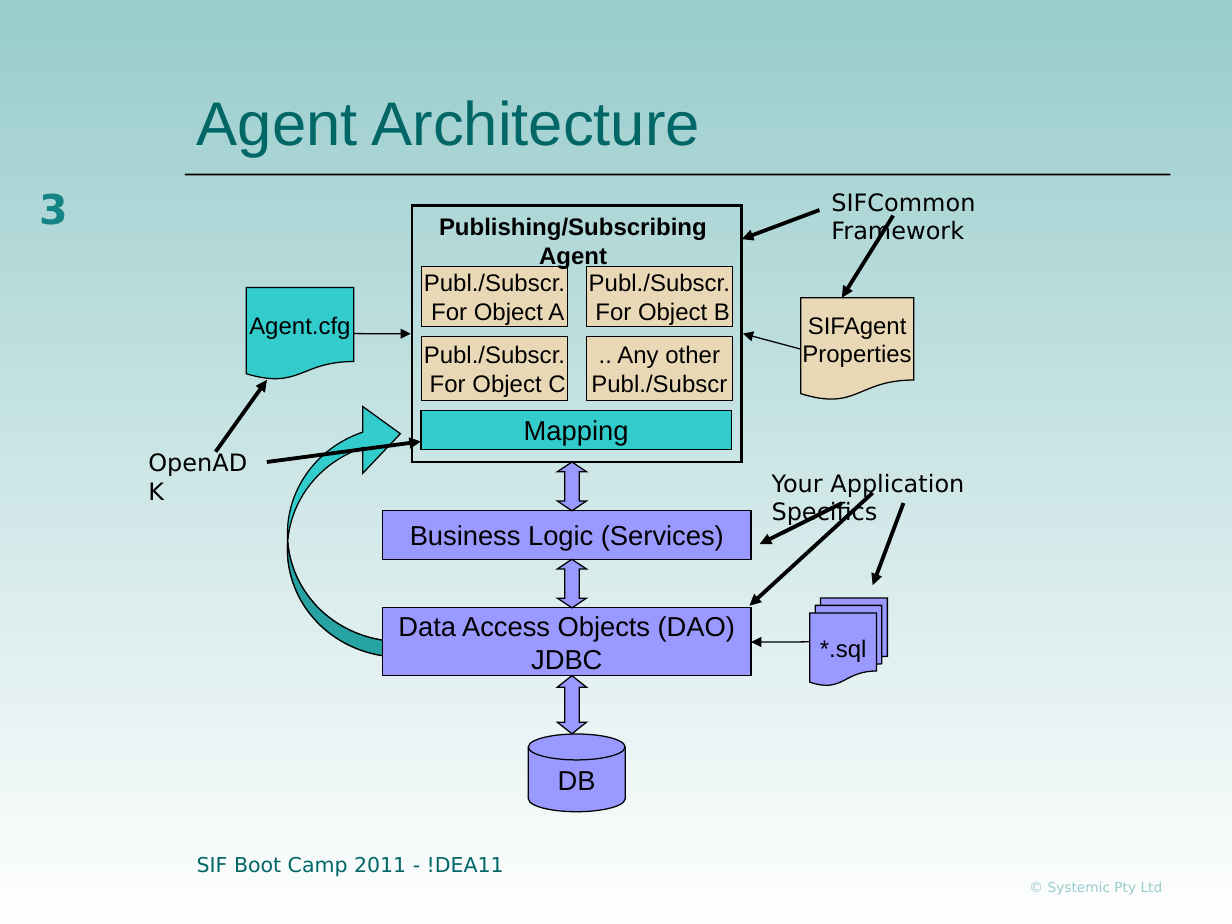
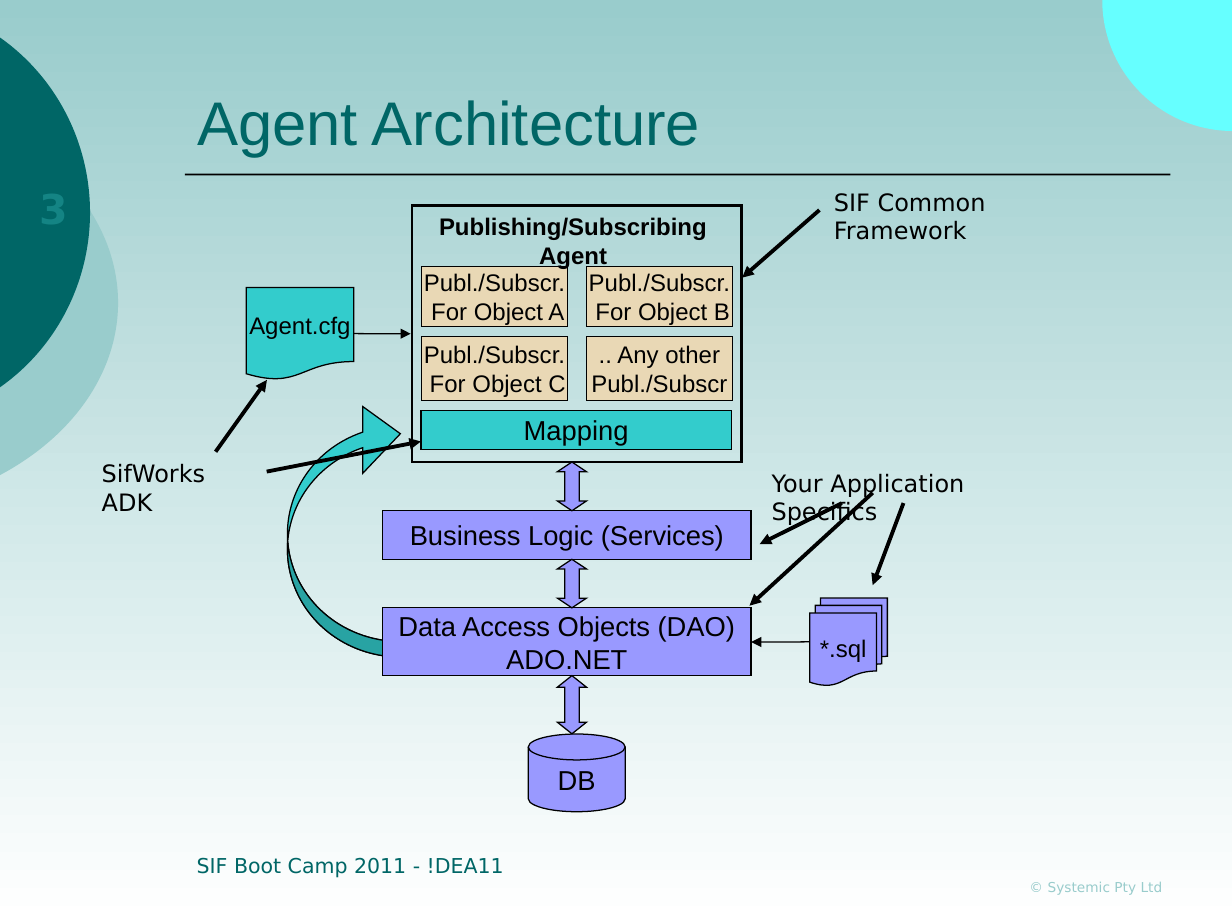
Before and after one commit to nsip/SifBootCamp-dotNet, a slide deck: slide 3 of Documentation/Presentations/05-Agent Development-CSharp.ppt. Drawn at 1232x924 pixels with LibreOffice and Linux fonts; fonts in the diff are those of the drawing; background and template pictures are left out. Boxes give left, top, right and bottom in pixels: in the first picture for what was removed or moved away, otherwise in the second. Text is boxed around its words. In the diff, an @@ line names an element or a change of style, - is before the commit and + after.

```diff
--- a/Documentation/Presentations/05-Agent Development-CSharp.ppt
+++ b/Documentation/Presentations/05-Agent Development-CSharp.ppt
@@ background gradient #99CCCC to #FEFEFE to gradient #99CCCC to #FFFFFF @@
@@ outline redrawn in 3 elements at bbox=[1103, 0, 1232, 132], bbox=[0, 92, 118, 514], bbox=[0, 0, 90, 425] @@
@@ page number rewrapped from bbox=[39, 193, 68, 225] to bbox=[4, 181, 80, 239] @@
@@ arrow moved from (742, 239) - (819, 209) to (742, 277) - (819, 209) @@
@@ text at bbox=[834, 193, 986, 240]: spaces changed @@
-SIFCommon Framework
+SIF Common Framework
@@ arrow removed from (893, 216) to (841, 298) @@
@@ flow chart document removed at bbox=[801, 298, 914, 400] @@
-SIFAgent
-Properties
@@ arrow removed from (801, 349) to (743, 334) @@
@@ text removed at bbox=[137, 441, 271, 483] @@
-OpenADK
@@ arrow moved from (421, 441) - (267, 462) to (421, 441) - (266, 472) @@
@@ text added at bbox=[102, 463, 206, 511], 14 pt, text #000000 @@
+SifWorks ADK
@@ text in rectangle at bbox=[506, 650, 627, 670]: text changed @@
-JDBC
+ADO.NET
```
Also in this commit, not shown: 4 other slides changed, 3 slides removed, 1 other file.
